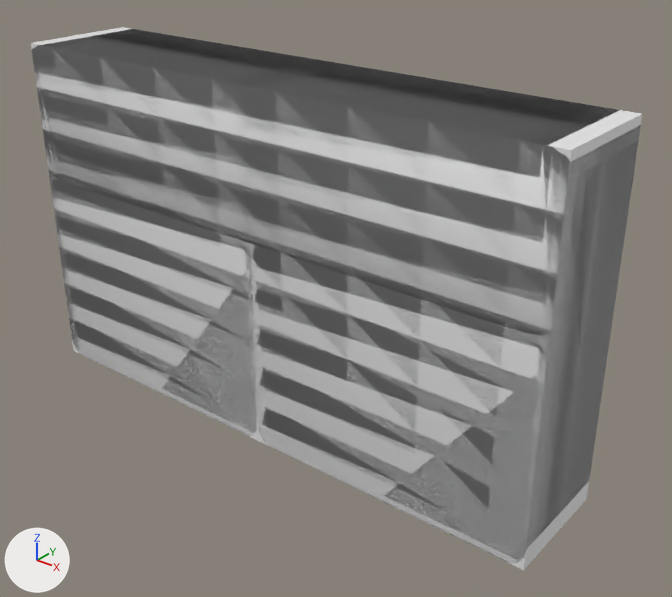
The FBX model UNITY_PROJECT/Assets/05.Models/Panels.fbx: old version first, new version second.
Camera for both pictures: a 50 mm lens placed at (4.61, -5.21, 4.51), pointed at (0.35, 0.1, 1.21). Every picture has the same lights, and +X, +Y and +Z are marked at lower left. Where no turn or scale is listed for an object, it has been applied to the vertices.

Names of what the first picture shows: 'Cube_Sample', 'Panel Block Left', 'Panel Block Right', 'Panel Block Up', 'Panel Motion_1', 'Panel Quiz'.
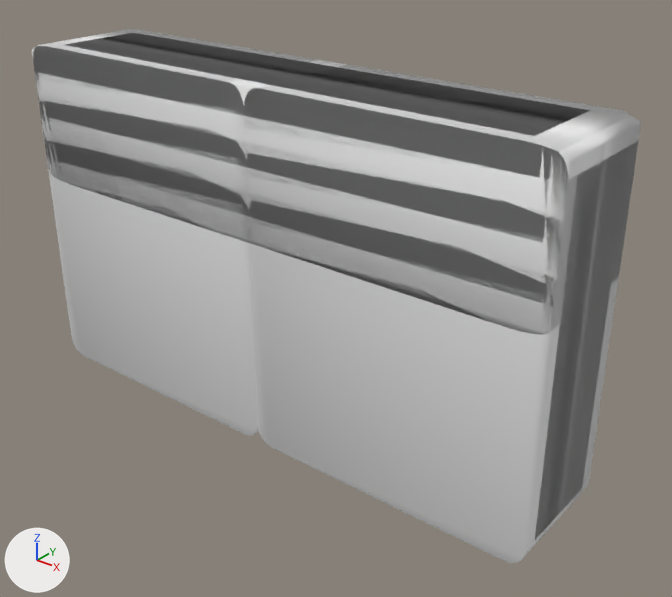
The newer file is also turned or shifted as a whole; pictures and numbers use the older file's frame.

Pixel boxes [x1, y1, x2, y2] of what changed, in the pictures (672 x 597 px):
'Cube_Sample', reshaped (not visible afterwards): before [31, 27, 642, 570]
part 1 of me_cube_005, built on: before [31, 27, 642, 570]

What the commit changed:
me_cube_005 is used by ob_cube_sample; location (0.0, 0.0, 0.0).
me_cube_005 had 8 vertices, 6 faces and spanned x -2.5..2.5, y -0.5..0.5, z 0.0..3.0.
me_cube_005 now has 502 vertices, 255 faces and spans x -2.5..2.5, y -0.38..0.38, z 0.0..3.0.
me_cube_005 part 1: 8 vertices removed from x -2.5..2.5, y -0.5..0.5, z 0.0..3.0; 502 vertices added at x -2.5..2.5, y -0.38..0.38, z 0.0..3.0.
me_cube_005 part 2: the surface is now shaded smooth.
